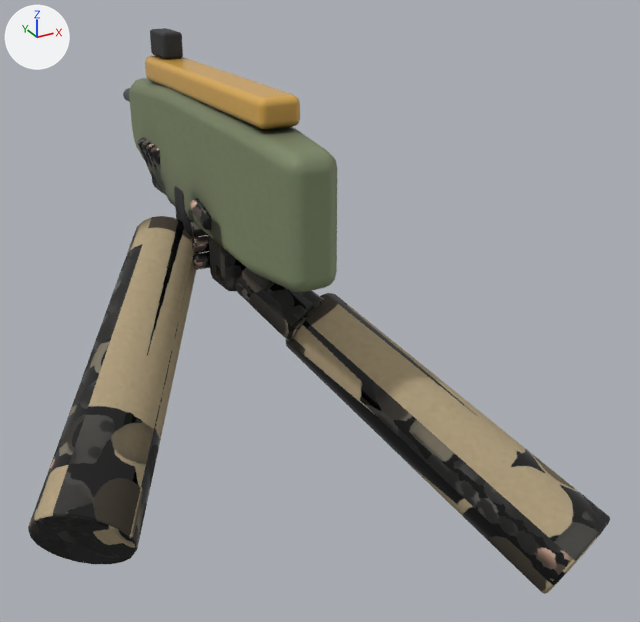
What one commit did to the glTF model spil/sigtekorn/modeller/sproejte.glb.
Camera for both pictures: a camera (50 mm lens) standing at (-0.367, -0.87, 0.217) and looking at (0.061, -0.092, -0.172). Every picture has the same lights, and +X, +Y and +Z are marked at upper left. The first picture is the older version. Vertices at exactly the same position are counted once.

The first picture shows 'hænder', 'sproejte'.
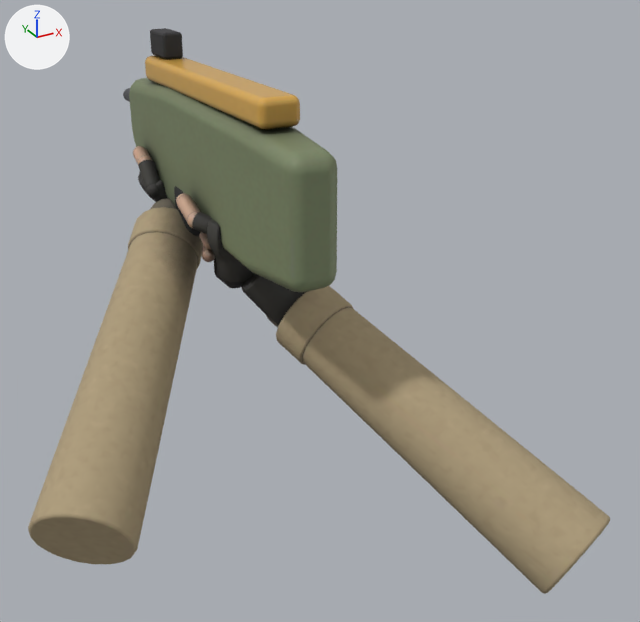
What the commit changed:
me_højre_håndflade is used by ob_hænder; location (0.0, 0.0, 0.0).
me_højre_håndflade had 1296 vertices, 2536 faces and spanned x -0.281..0.235, y -0.406..0.208, z -0.394..-0.028.
me_højre_håndflade now has 23448 vertices, 46560 faces and spans x -0.281..0.235, y -0.406..0.207, z -0.394..-0.002.
me_højre_håndflade part 1: a new loose piece, a UV sphere (16 segments, 10 rings, poles along z) spanning x -0.03..-0.014, y 0.004..0.02, z -0.118..-0.103, in mat_hænder.
me_højre_håndflade part 2: a new loose piece, a UV sphere (16 segments, 10 rings, poles along z) spanning x -0.028..-0.013, y 0.013..0.029, z -0.136..-0.121, in mat_hænder.
me_højre_håndflade part 3: a new loose piece, a UV sphere (16 segments, 10 rings, poles along z) spanning x -0.052..-0.032, y -0.011..0.008, z -0.087..-0.068, in mat_hænder.
me_højre_håndflade part 4: the loose piece of 108 vertices spanning x -0.012..0.071, y -0.111..-0.011, z -0.205..-0.118 is multiplied about its middle by the matrix ((0.721, -0.402, 0.354), (0.632, 0.716, -0.186), (-0.056, 0.112, 0.859)), then moved by (0.005, 0.019, 0.001).
me_højre_håndflade part 5: 3 vertices moved within x -0.029..0.012, y -0.021..0.176, z -0.095..-0.084; 941 vertices removed from x -0.039..0.036, y -0.027..0.208, z -0.162..-0.028; 18859 vertices added at x -0.091..0.109, y -0.117..0.207, z -0.24..-0.002.
me_højre_håndflade part 6: 463 kept faces spanning x -0.281..0.235, y -0.406..0.125, z -0.394..-0.096 get new texture (UV) coordinates.
Other edits to the shape of me_højre_håndflade do not show in these pictures.

Boxes (x1, y1, x2, y2) around the edits, measured in the pictures (640 x 622 px; the box of a moved part takes in the faces that stretch with it):
'hænder', reshaped
    before: (28, 137, 610, 594)
    after: (28, 146, 610, 594)
part 1 of me_højre_håndflade, added
    after: (203, 237, 211, 249)
part 2 of me_højre_håndflade, added
    after: (202, 249, 215, 262)
part 3 of me_højre_håndflade, added
    after: (187, 211, 198, 228)
part 4 of me_højre_håndflade, moved or reshaped
    before: (236, 267, 324, 342)
    after: (242, 273, 307, 325)
part 5 of me_højre_håndflade, built on
    before: (137, 137, 246, 292)
    after: (128, 146, 353, 365)
part 6 of me_højre_håndflade, surface changed (black to beige)
    before: (28, 216, 610, 594)
    after: (28, 232, 610, 594)
